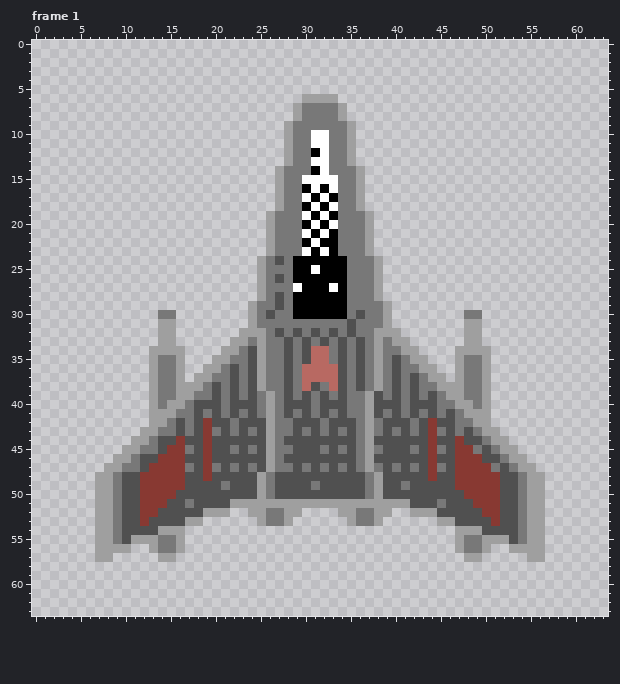
Pixel-art file -- assets/sprites/ships_spritesheet.aseprite. That is the earlier state.
64x64 pixels, 4 frames. Shown: frame 1. The commit also changed other frames, which this record leaves out.
The same view after the edit:
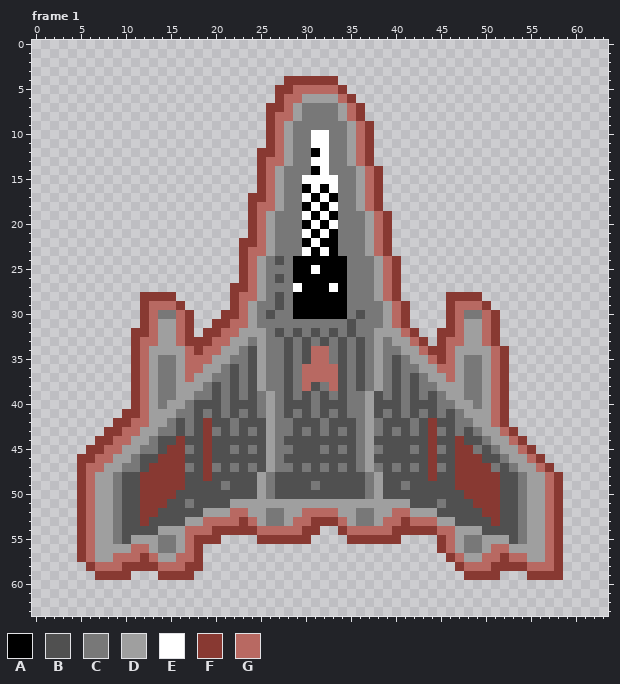
Palette (. is transparent): A #000000  B #505050  C #787878  D #9f9f9f  E #ffffff  F #883932  G #b86962
From old to new:
Changed rows in their new state; - is an unchanged pixel.
Frame 1:
first column x 5:
 4 -----------------------FFFFFF-------------------------
 5 ----------------------FFGGGGGF------------------------
 6 ----------------------FGG----GF-----------------------
 7 ---------------------FFG------GF----------------------
 8 ---------------------FGG------GF----------------------
 9 ---------------------FG--------GF---------------------
10 ---------------------FG--------GF---------------------
11 ---------------------FG--------GF---------------------
12 --------------------FFG--------GF---------------------
13 --------------------FGG--------GF---------------------
14 --------------------FG----------GF--------------------
15 --------------------FG----------GF--------------------
16 --------------------FG----------GF--------------------
17 -------------------FFG----------GF--------------------
18 -------------------FGG----------GF--------------------
19 -------------------FG------------GF-------------------
20 -------------------FG------------GF-------------------
21 -------------------FG------------GF-------------------
22 ------------------FFG------------GF-------------------
23 ------------------FGG------------GF-------------------
24 ------------------FG--------------GF------------------
25 ------------------FG--------------GF------------------
26 ------------------FG--------------GF------------------
27 -----------------FFG--------------GF------------------
28 -------FFFF------FGG--------------GF-----FFFF---------
29 -------FGGGF-----FG----------------GF----FGGGF--------
30 -------FG--GF---FFG----------------GF----FG--GF-------
31 -------FG--GF--FFGG----------------GF----FG--GF-------
32 ------FFG--GF-FFGG------------------GF--FFG--GF-------
33 ------FGG--GFFFGG--------------------GF-FGG--GF-------
34 ------FG----GFGG----------------------GFFG----GF------
35 ------FG----GGG------------------------GFG----GF------
36 ------FG----GG--------------------------GG----GF------
37 ------FG----G----------------------------G----GF------
38 ------FG--------------------------------------GF------
39 ------FG--------------------------------------GF------
40 ------FG--------------------------------------GF------
41 -----FFG--------------------------------------GF------
42 ----FFGG--------------------------------------GF------
43 ---FFGG----------------------------------------GF-----
44 --FFGG------------------------------------------GF----
45 -FFGG--------------------------------------------GF---
46 FFGG----------------------------------------------GF--
47 FGG------------------------------------------------GF-
48 FG--------------------------------------------------GF
49 FG--------------------------------------------------GF
50 FG--------------------------------------------------GF
51 FG--------------------------------------------------GF
52 FG---------------GG------GGGG------GG---------------GF
53 FG------------GGGGFG----GGFFFG----GGFGGG------------GF
54 FG----------GGGFFFFFGGGGGFF--FGGGGGFFFFFGG----------GF
55 FG----------GFFF----FFFFFF----FFFFFF----FG----------GF
56 FG----GG----GF--------------------------FG----GG----GF
57 FG--GGGFG--GGF---------------------------FG--GGFGG--GF
58 -FGGGFFFFGGGFF----------------------------FGGGFFFFGGGF
59 --FFFF---FFFF------------------------------FFFF---FFFF
Boxes around the changes in both pictures, in picture pixels (x1, y1, x2, y2):
added: (77, 76, 563, 580)
